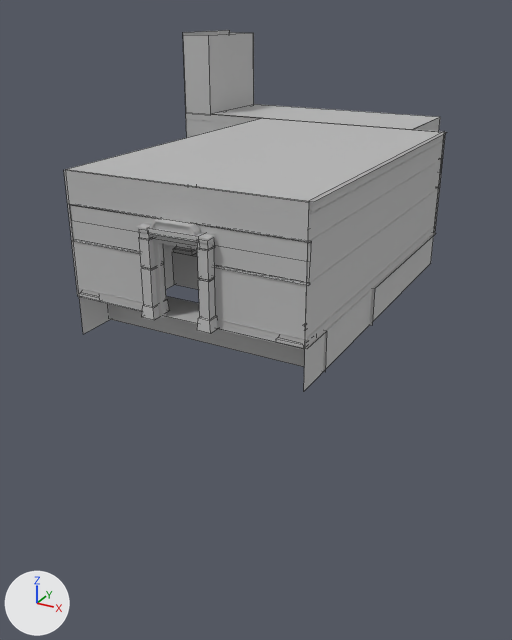
Renders of the FBX model Assets/Models/Rooms/SM_TutorialRoom_01.fbx from each side of a commit.
Rendered twice from a 50 mm camera at (15.5, -35.4, 12.5) aimed at (-3.3, -1.2, -4.6). Lighting does not change. The marker at lower left points along +X, +Y and +Z. Mesh edges are drawn as thin lines on the coarser meshes. Where no turn or scale is listed for an object, it has been applied to the vertices.

The scene before the commit, as lines of its bpy script (objects in view):
```python
me_mesh_100 = bpy.data.meshes.new('Mesh.100')
me_mesh_100.from_pydata(...)  # 4 vertices, 1 face; spans x 0.0, y -3.0..3.0, z -2.5..2.5
me_mesh_100.materials.append(mat_lambert25)  # grey #bcbcbc
me_mesh_108 = bpy.data.meshes.new('Mesh.108')
me_mesh_108.from_pydata(...)  # 4 vertices, 1 face; spans x 0.0, y -9.2..9.2, z -4.0..4.0
me_mesh_108.materials.append(mat_lambert25)  # grey #bcbcbc
me_mesh_111 = bpy.data.meshes.new('Mesh.111')
me_mesh_111.from_pydata(...)  # 4 vertices, 1 face; spans x 0.0, y -9.2..9.2, z -4.0..4.0
me_mesh_111.materials.append(mat_lambert25)  # grey #bcbcbc
me_mesh_114 = bpy.data.meshes.new('Mesh.114')
me_mesh_114.from_pydata(...)  # 6 vertices, 2 faces; spans x -6.0..6.0, y -5.38..5.38, z -0.97..0.97
me_mesh_114.materials.append(mat_lambert25)  # grey #bcbcbc
me_mesh_115 = bpy.data.meshes.new('Mesh.115')
me_mesh_115.from_pydata(...)  # 6 vertices, 2 faces; spans x -6.0..6.0, y -1.0..1.0, z -0.98..0.98
me_mesh_115.materials.append(mat_lambert25)  # grey #bcbcbc
ob_floating_floor_lrg = bpy.data.objects.new('Floating_Floor_LRG', me_mesh_114)
ob_floating_floor_lrg.location = (-0.97, 1.05, -0.97)
ob_floating_floor_sml = bpy.data.objects.new('Floating_Floor_SML', me_mesh_115)
ob_floating_floor_sml.location = (-1.04, -11.0, -0.98)
ob_pplane1_001 = bpy.data.objects.new('pPlane1.001', me_mesh_108)
ob_pplane1_001.location = (4.88, -2.78, 2.05)
ob_pplane1_002 = bpy.data.objects.new('pPlane1.002', me_mesh_111)
ob_pplane1_002.location = (-6.95, -2.81, 2.02)
ob_rope_wall_lrg = bpy.data.objects.new('Rope_Wall_LRG', me_mesh_100)
ob_rope_wall_lrg.location = (-10.99, 9.42, 8.42)
# also in view: 'Hallway_Floor1' at (-4.0, 9.4, 6.0); 'Floating_Floor_LRG1' at (-1.0, -2.8, 6.0); 'polySurface12.003' at (0.4, -12.2, 2.0); 'Rope_Wall' at (-12.0, 6.4, 8.4); 'polySurface13.001' at (-1.0, -12.0, 1.8)
```
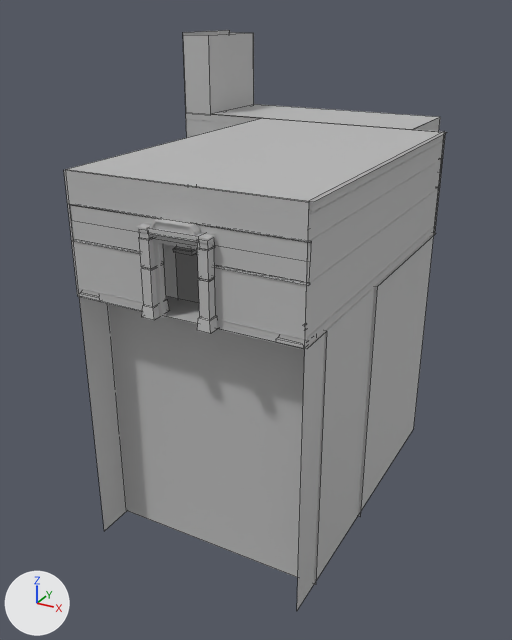
What differs and where, as boxes (x1, y1, x2, y2) in the pictures (512 x 640 px; the box of a moved part takes in the faces that stretch with it):
'Floating_Floor_SML', mesh rescaled: before (108, 296, 327, 372); after (108, 296, 327, 585)
'pPlane1.001', reshaped (84% taller): before (304, 131, 445, 391); after (297, 131, 445, 610)
'pPlane1.002', reshaped (92% taller): before (66, 122, 258, 334); after (66, 122, 258, 531)
'Floating_Floor_LRG', mesh rescaled: before (172, 233, 436, 325); after (176, 233, 436, 516)
part 2 of me_mesh_115, moved or reshaped: before (109, 311, 326, 372); after (109, 311, 326, 585)

Patch to the scene script:
```diff
--- a/Assets/Models/Rooms/SM_TutorialRoom_01.fbx.py
+++ b/Assets/Models/Rooms/SM_TutorialRoom_01.fbx.py
@@ me_mesh_114 @@
 me_mesh_114.from_pydata(...)  # 6 vertices, 2 faces; spans x -6.0..6.0, y -5.38..5.38, z -0.97..0.97
 # used by ob_floating_floor_lrg; location = (-0.97, 1.05, -0.97)
+# me_mesh_114 part 4: the whole mesh is scaled about its middle by (1, 0.97, 7.2), then moved by (0.0, 0.16, -6.03)
 me_mesh_114.materials.append(mat_lambert25)
@@ me_mesh_108 @@
 me_mesh_108.from_pydata(...)  # 4 vertices, 1 face; spans x 0.0, y -9.2..9.2, z -4.0..4.0
 # used by ob_pplane1_001; location = (4.88, -2.78, 2.05)
-me_mesh_108.vertices[0].co = (0.0, 9.2, -4.0)  # pixel (430, 263)
-me_mesh_108.vertices[1].co = (0.0, -9.2, -4.0)  # pixel (303, 391)
+# me_mesh_108 part 1
+me_mesh_108.vertices[0].co = (0.0, 9.2, -16.0)  # pixel (413, 428)
+me_mesh_108.vertices[1].co = (0.0, -9.2, -16.0)  # pixel (296, 611)
 me_mesh_108.materials.append(mat_lambert25)
@@ me_mesh_115 @@
 me_mesh_115.from_pydata(...)  # 6 vertices, 2 faces; spans x -6.0..6.0, y -1.0..1.0, z -0.98..0.98
 # used by ob_floating_floor_sml; location = (-1.04, -11.0, -0.98)
+# me_mesh_115 part 2: the whole mesh is scaled about its middle by (1, 1, 7.17), then moved by (0.0, 0.0, -6.02)
 me_mesh_115.materials.append(mat_lambert25)
@@ me_mesh_111 @@
 me_mesh_111.from_pydata(...)  # 4 vertices, 1 face; spans x 0.0, y -9.2..9.2, z -4.0..4.0
 # used by ob_pplane1_002; location = (-6.95, -2.81, 2.02)
-me_mesh_111.vertices[0].co = (0.0, -9.2, -4.0)  # pixel (83, 334)
-me_mesh_111.vertices[1].co = (0.0, 9.2, -4.0)
+# me_mesh_111 part 3
+me_mesh_111.vertices[0].co = (0.0, -9.2, -16.0)  # pixel (104, 531)
+me_mesh_111.vertices[1].co = (0.0, 9.2, -16.0)
 me_mesh_111.materials.append(mat_lambert25)
```
